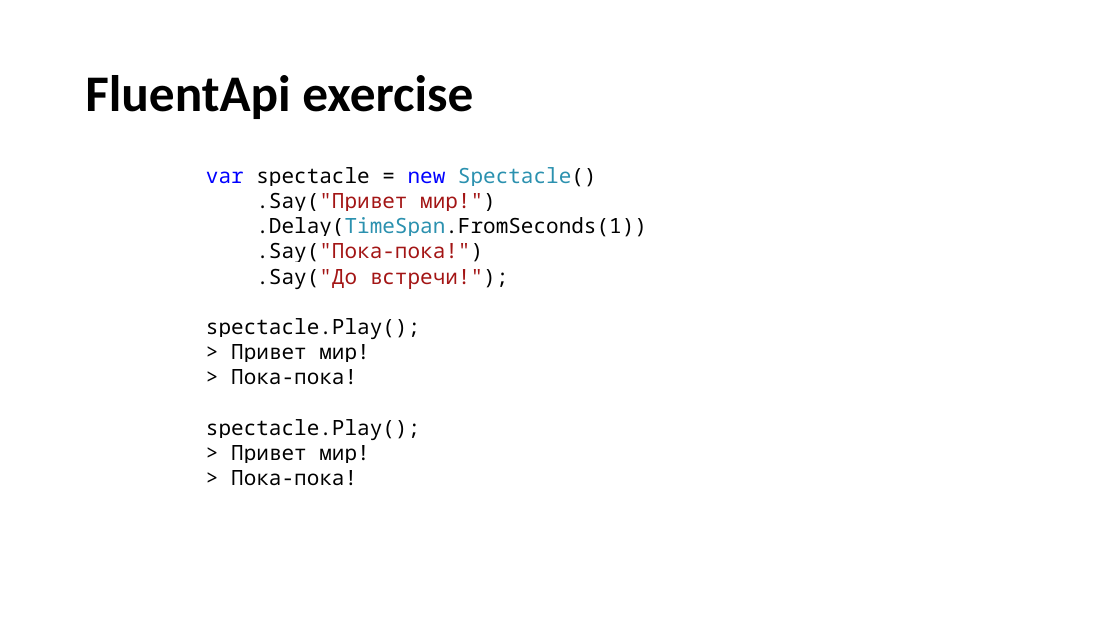
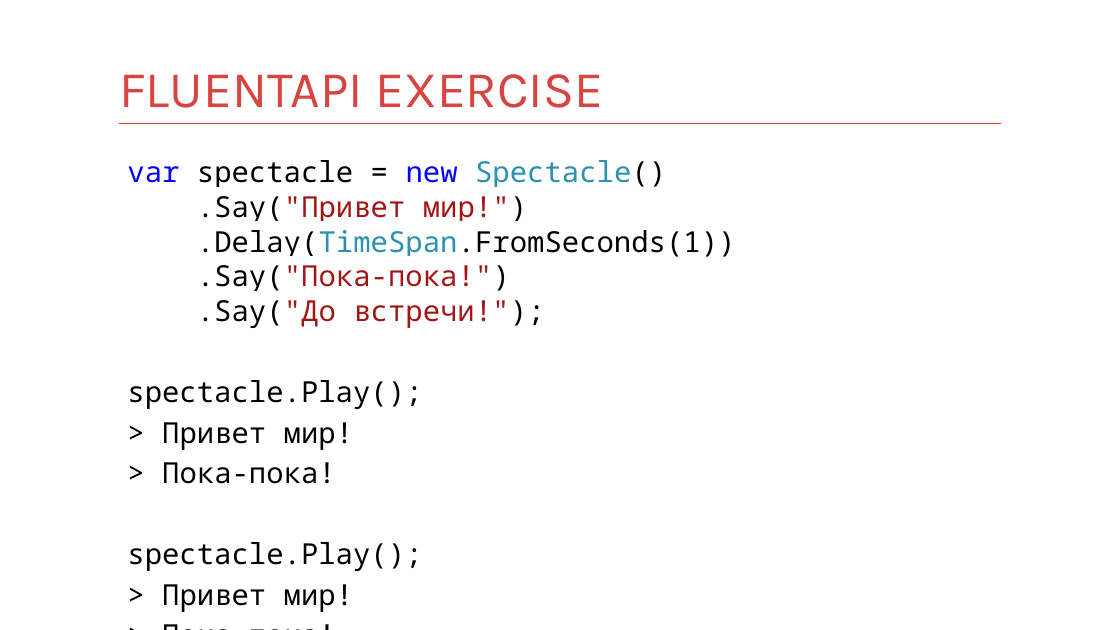
Before and after one commit to kontur-courses/fluent-api, a slide deck: slide 17 of fluent-api.pptx (slide 16 before the commit). Drawn at 1120x630 pixels with LibreOffice and Linux fonts; fonts in the diff are those of the drawing. Boxes give left, top, right and bottom in pixels: in the first picture for what was removed or moved away, otherwise in the second. Text is boxed around its words. In the diff, an @@ line names an element or a change of style, - is before the commit and + after.

```diff
--- a/fluent-api.pptx
+++ b/fluent-api.pptx
@@ title "FLUENTAPI EXERCISE" at box(119, 74, 603, 108): vertical alignment middle to bottom @@
@@ title at box(119, 74, 603, 108): text changed; font Calibri to Karla; text colour #000000 to #D94440; bold off @@
-FluentApi exercise
+FLUENTAPI EXERCISE
@@ line added from (119, 124) to (1002, 124), #D83F3B 1 pt @@
@@ text "var spectacle = new Spectacle() ...": place and size @@
-text "var spectacle = new Spectacle() ..." at box(206, 167, 647, 485)
+text "var spectacle = new Spectacle() ..." at box(127, 160, 736, 612)
@@ text at box(127, 160, 736, 328): text changed; size 18 to 24.8 pt @@
-var spectacle = new Spectacle()
-.Say("Привет мир!")
-.Delay(TimeSpan.FromSeconds(1))
-.Say("Пока-пока!")
-.Say("До встречи!");
+var spectacle = new Spectacle()
+.Say("Привет мир!")
+.Delay(TimeSpan.FromSeconds(1))
+.Say("Пока-пока!")
+.Say("До встречи!");
@@ text at box(127, 380, 422, 612): size 18 to 24.8 pt in "spectacle.Play();", "> Привет мир!", "> Пока-пока!", "spectacle.Play();" and 2 more places; more space between paragraphs @@
```
Also in this commit, not shown: 29 other slides changed, 6 slides added.
